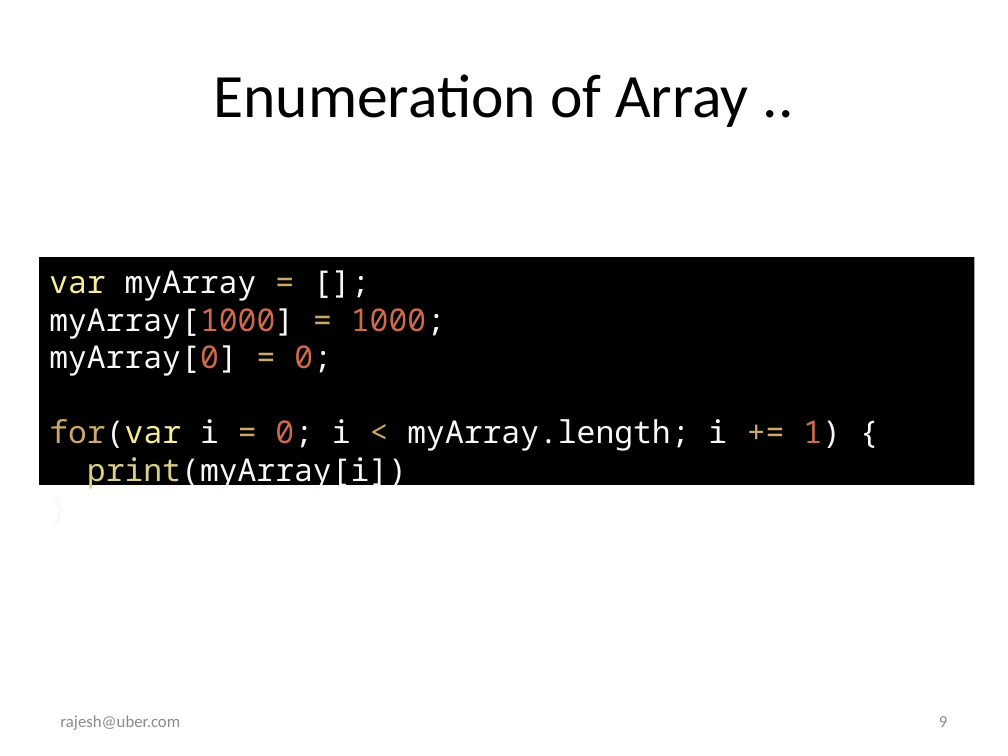
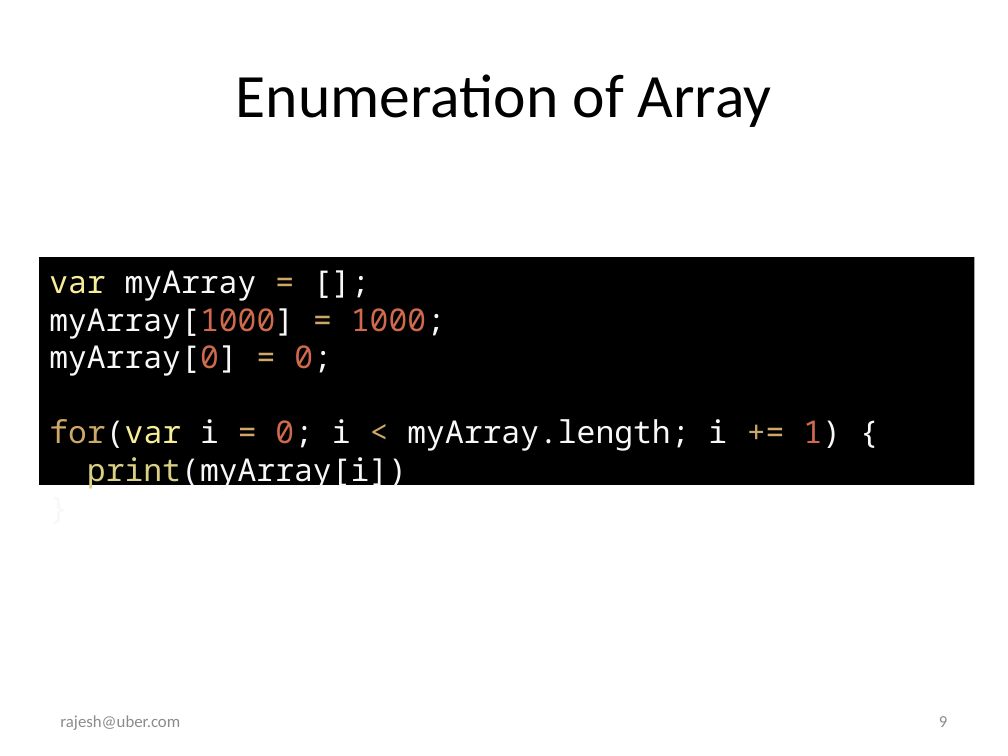
Before and after one commit to rajeshcs/jstalk, a slide deck: slide 9 of JavascriptDS.pptx. Drawn at 1008x756 pixels with LibreOffice and Linux fonts; fonts in the diff are those of the drawing. Boxes give left, top, right and bottom in pixels: in the first picture for what was removed or moved away, otherwise in the second. Text is boxed around its words. In the diff, an @@ line names an element or a change of style, - is before the commit and + after.

```diff
--- a/JavascriptDS.pptx
+++ b/JavascriptDS.pptx
@@ title at [236, 74, 772, 127]: text changed @@
-Enumeration of Array ..
+Enumeration of Array
```
Also in this commit, not shown: 3 other slides changed, 2 slides added.
